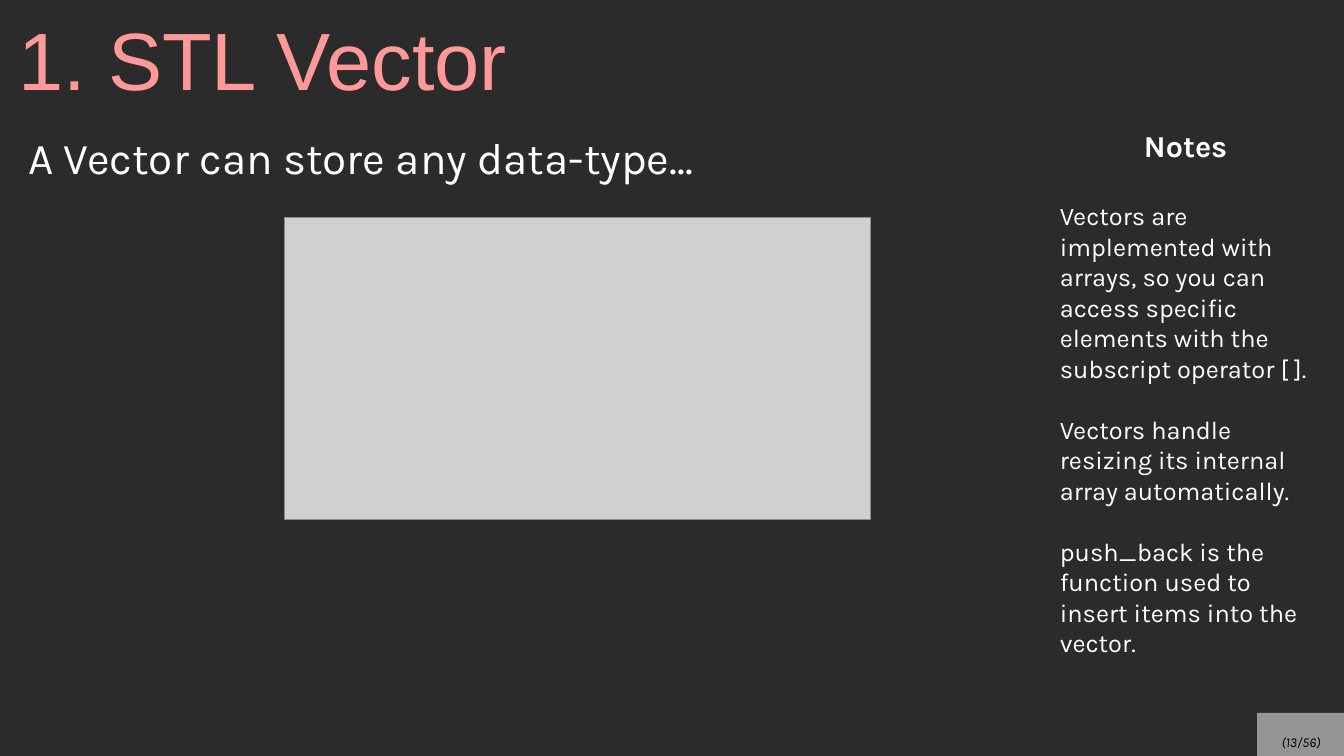
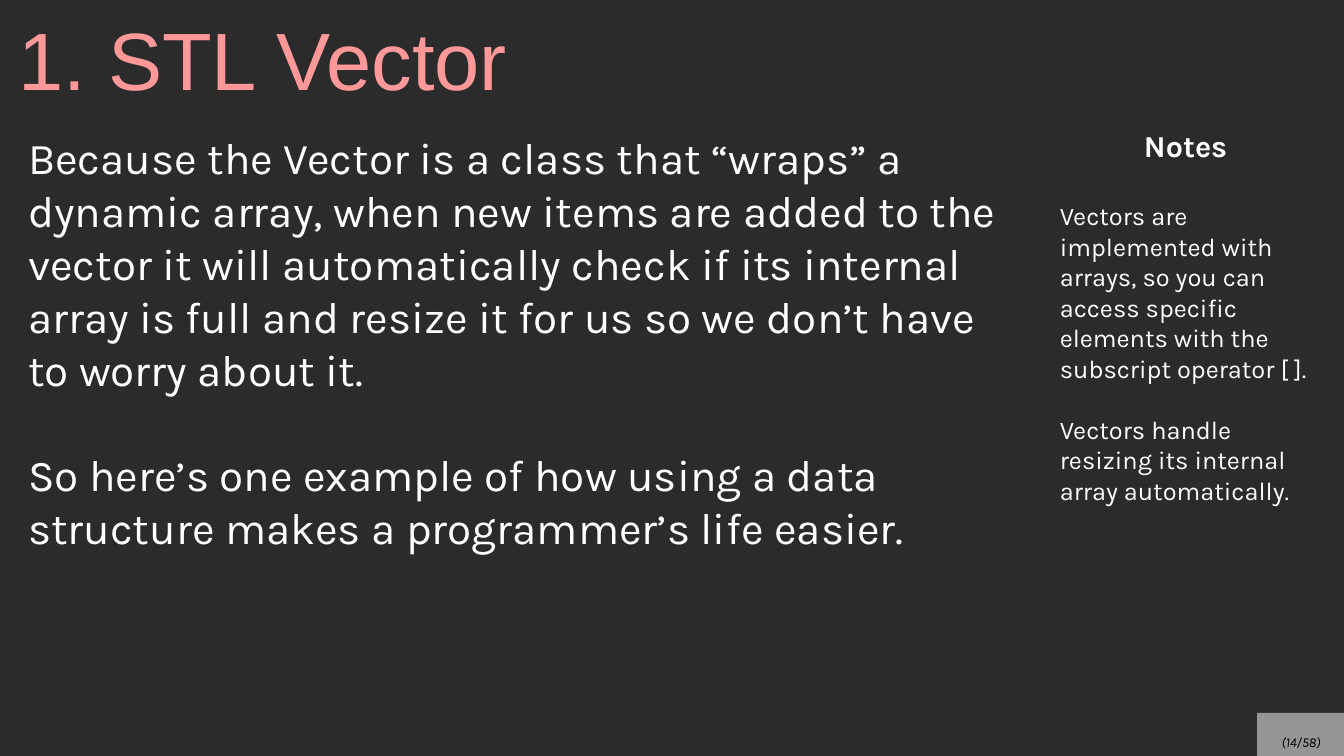
Before and after one commit to mariamhabib/CS250-Data-Structures, a slide deck: slide 14 of Lectures/1_Using_STL_structures.odp (slide 13 before the commit). Drawn at 1344x756 pixels with LibreOffice and Linux fonts; fonts in the diff are those of the drawing; grey boxes stand for pictures; background and template pictures are left out; a plain dark background stands for a picture behind light text. Boxes give left, top, right and bottom in pixels: in the first picture for what was removed or moved away, otherwise in the second. Text is boxed around its words. In the diff, an @@ line names an element or a change of style, - is before the commit and + after.

```diff
--- a/Lectures/1_Using_STL_structures.odp
+++ b/Lectures/1_Using_STL_structures.odp
@@ text removed at (x1=28, y1=144, x2=693, y2=185) @@
-A Vector can store any data-type...
@@ text added at (x1=28, y1=143, x2=996, y2=555), 26 pt, text #FFFFFF @@
+Because the Vector is a class that “wraps” a dynamic array, when new items are added to the vector it will automatically check if its internal array is full and resize it for us so we don’t have to worry about it.
+So here’s one example of how using a data structure makes a programmer’s life easier.
@@ picture removed at (x1=285, y1=218, x2=871, y2=521) @@
@@ text at (x1=1060, y1=543, x2=1297, y2=653): paragraph removed @@
-push_back is the function used to insert items into the vector.
@@ page number at (x1=1282, y1=737, x2=1321, y2=748): text changed @@
-(13/56)
+(14/58)
```
Also in this commit, not shown: 4 other slides changed, 2 slides added, 4 other files.
